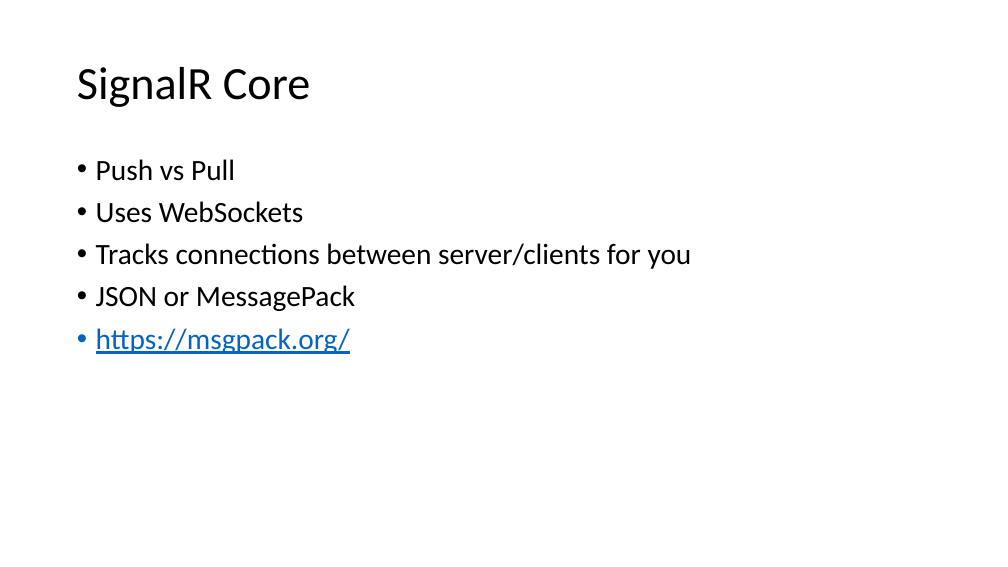
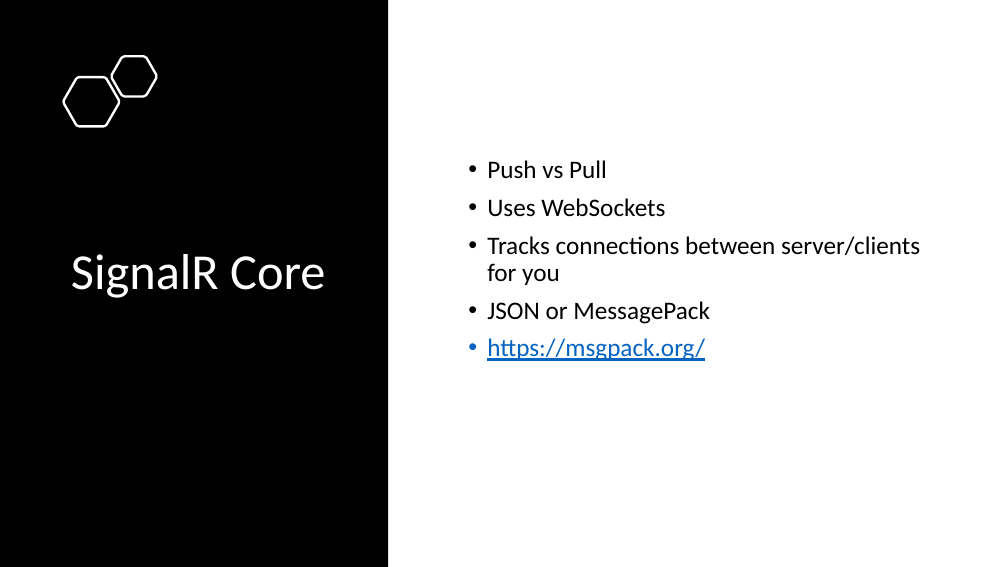
Before and after one commit to ProgrammerAL/Presentations-2020, a slide deck: slide 9 of 2020-04-14 ONETUG App Communication Juxtaposition/Presentation.pptx. Drawn at 1008x567 pixels with LibreOffice and Linux fonts; fonts in the diff are those of the drawing. Boxes give left, top, right and bottom in pixels: in the first picture for what was removed or moved away, otherwise in the second. Text is boxed around its words. In the diff, an @@ line names an element or a change of style, - is before the commit and + after.

```diff
--- a/2020-04-14 ONETUG App Communication Juxtaposition/Presentation.pptx
+++ b/2020-04-14 ONETUG App Communication Juxtaposition/Presentation.pptx
@@ rectangle added at bbox=[0, 0, 388, 567], fill #000000 @@
@@ freeform shape added at bbox=[111, 57, 157, 97], outline #FFFFFF 2.25 pt @@
@@ freeform shape added at bbox=[64, 77, 119, 126], outline #FFFFFF 2.25 pt @@
@@ title "SignalR Core": place and size @@
-title "SignalR Core" at bbox=[77, 67, 310, 107]
+title "SignalR Core" at bbox=[71, 254, 325, 298]
@@ title "SignalR Core" at bbox=[71, 254, 325, 298]: size 44 to 48 pt, text colour #000000 to #FFFFFF @@
@@ text "Push vs Pull": place and size @@
-text "Push vs Pull" at bbox=[96, 159, 692, 354]
+text "Push vs Pull" at bbox=[487, 160, 920, 361]
@@ text "Push vs Pull" at bbox=[487, 160, 920, 361]: size 28 to 24 pt; vertical alignment top to middle @@
```
Also in this commit, not shown: 11 other slides changed, 1 slide added.
